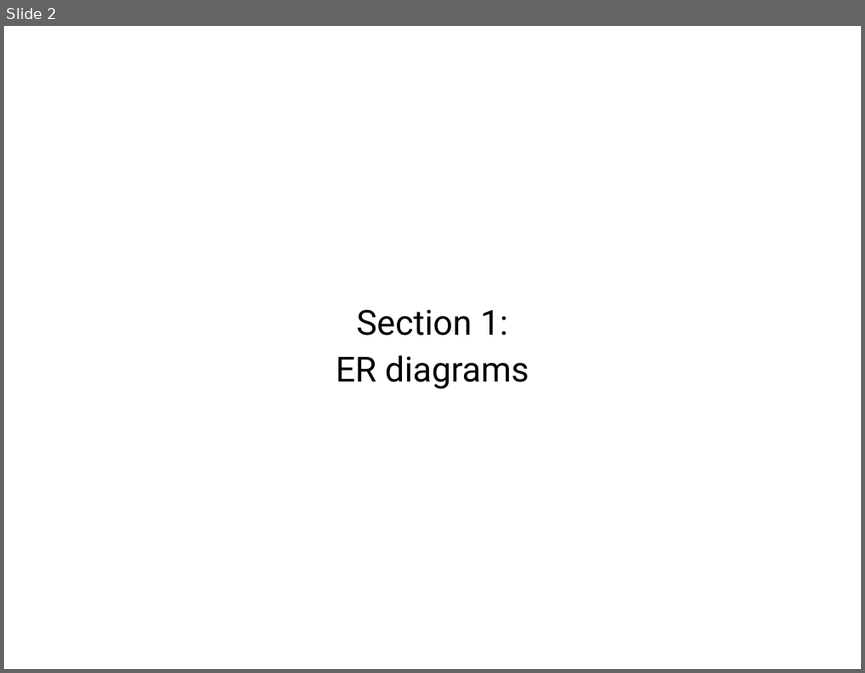
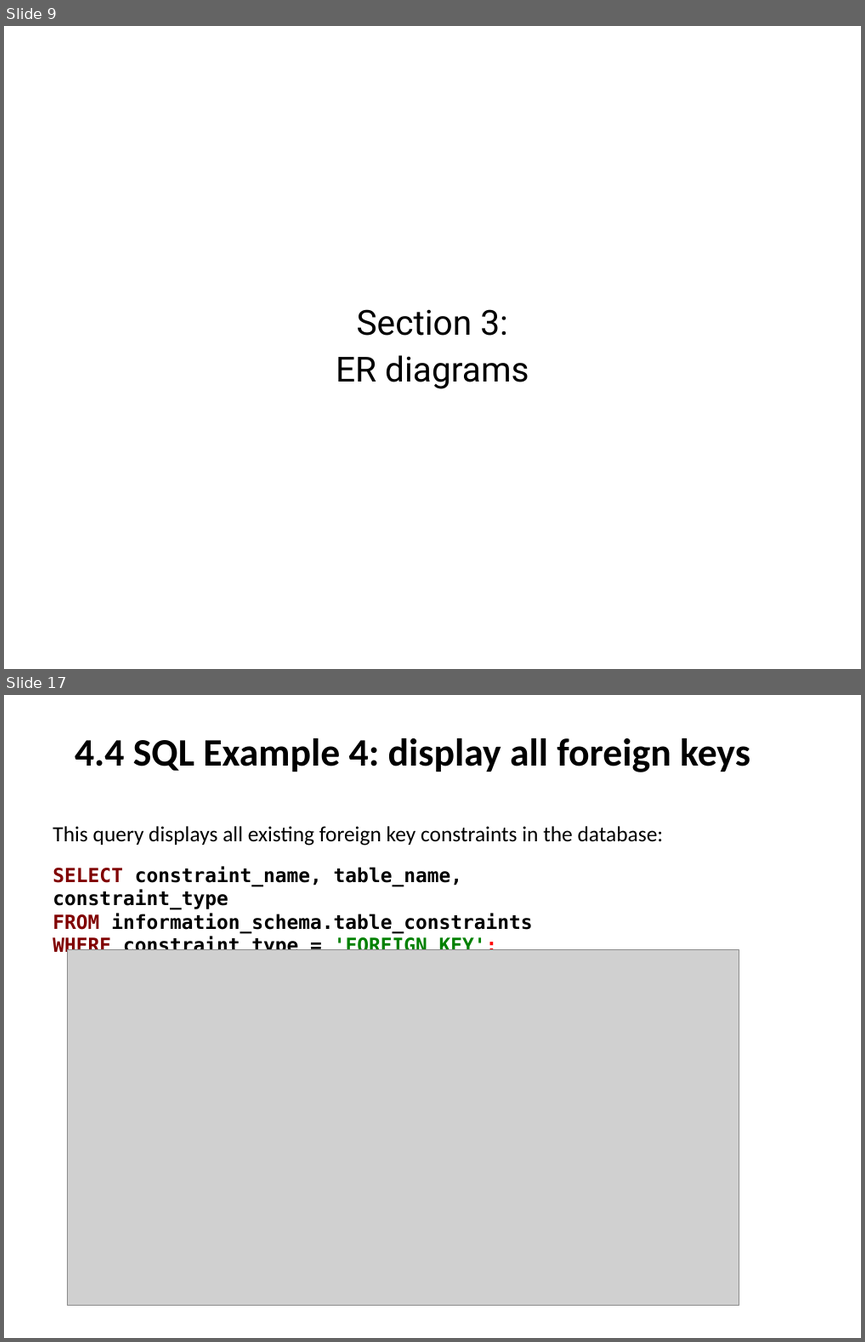
Before and after one commit to stepan-o/thesis, a slide deck: presentations/rdbms_design.pptx. Shown one above the other, each under a label of ours: slide 2 before the commit, slides 9 and 17 after it; the slides between them are not shown. The pictures are 865x673 and 865x1342 pixels, drawn with LibreOffice and Linux fonts; fonts in the diff are those of the drawing; grey boxes stand for pictures. Boxes give left, top, right and bottom in pixels: in the first picture for what was removed or moved away, otherwise in the second. Text is boxed around its words. In the diff, an @@ line names an element or a change of style, - is before the commit and + after.

```diff
--- a/presentations/rdbms_design.pptx
+++ b/presentations/rdbms_design.pptx
@@ slide 17 added at (4,695,861,1338), background #FFFFFF @@
@@ text added at (75,738,750,772), 36 pt, text #000000, bold @@
+4.4 SQL Example 4: display all foreign keys
@@ text added at (52,826,664,845), 20 pt, text #000000 @@
+This query displays all existing foreign key constraints in the database:
@@ text added at (52,866,532,957), 18 pt, text #000000, bold @@
+SELECT constraint_name, table_name, constraint_type
+FROM information_schema.table_constraints
+WHERE constraint_type = 'FOREIGN KEY';
@@ picture added at (67,950,739,1304) @@
@@ what was slide 2 is now slide 9 @@
@@ slide 9 changed as well @@
@@ subtitle at (357,309,508,335): text changed @@
-Section 1:
+Section 3:
```
Also in this commit, not shown: 8 other slides changed, 8 other slides added.
